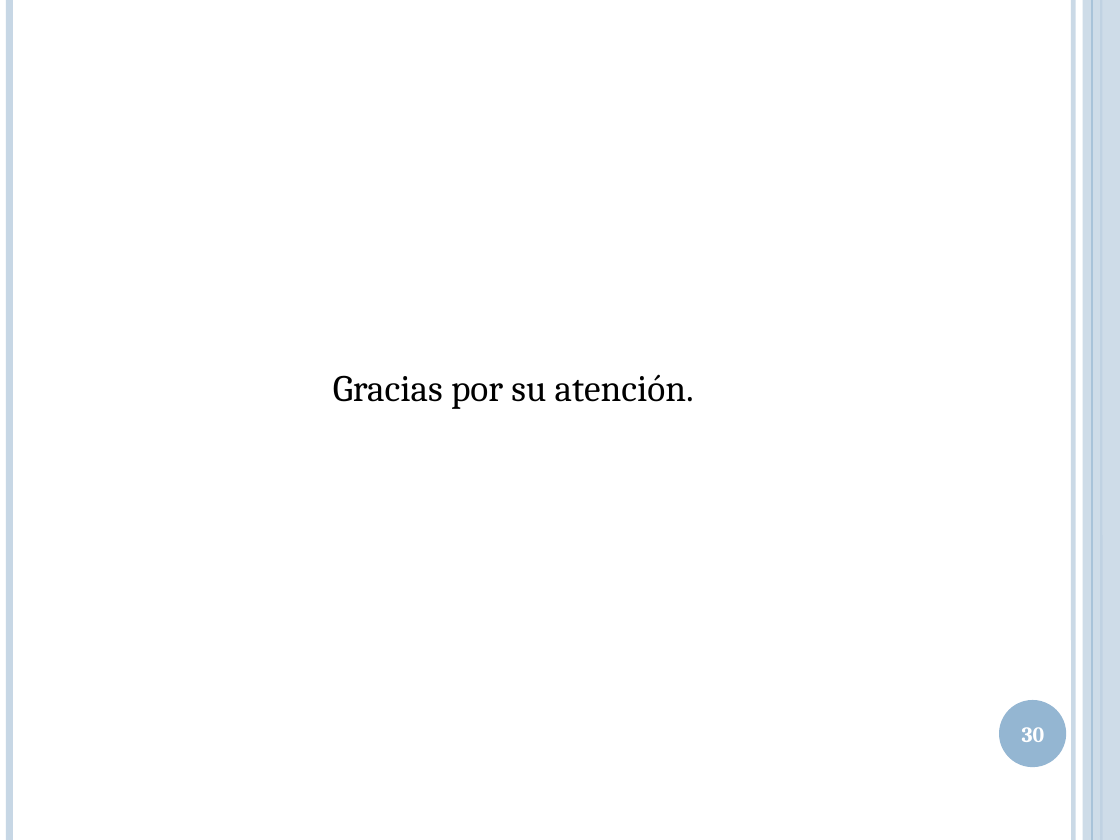
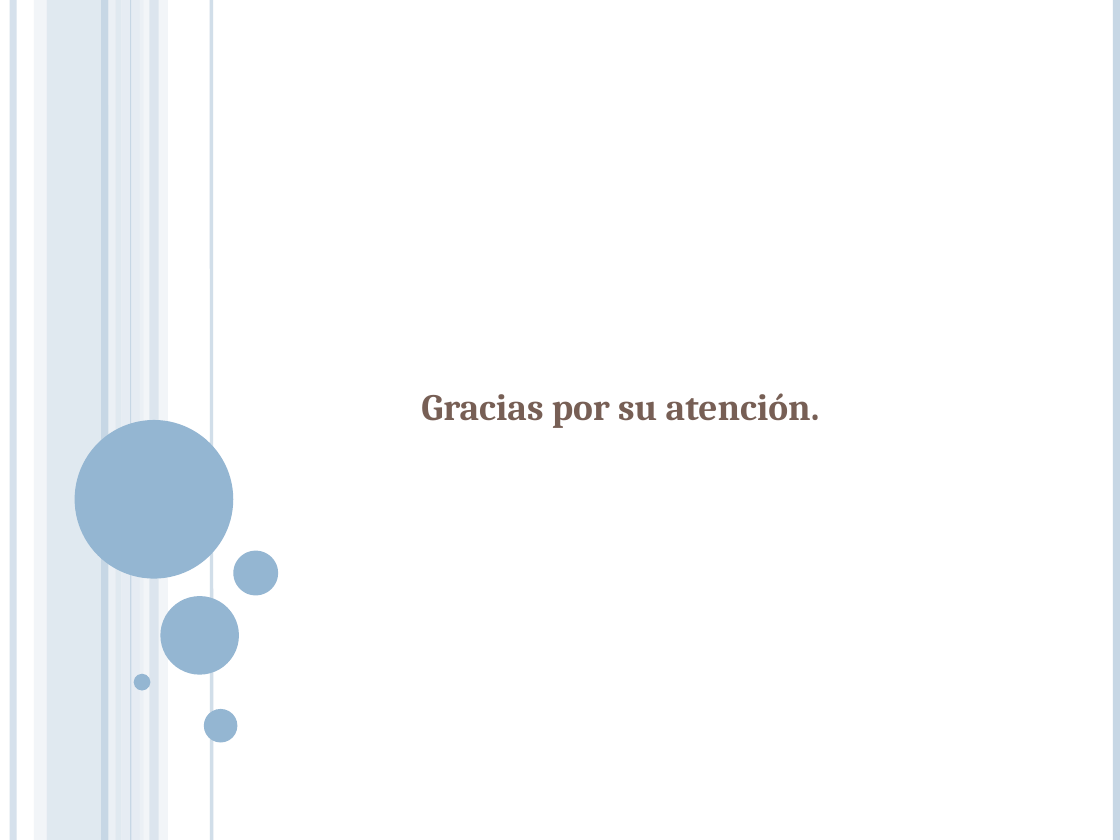
Before and after one commit to lcpaso1/integracion-gis-pge, a slide deck: slide 30 of Presentacion.pptx. Drawn at 1120x840 pixels with LibreOffice and Linux fonts; fonts in the diff are those of the drawing. Boxes give left, top, right and bottom in pixels: in the first picture for what was removed or moved away, otherwise in the second. Text is boxed around its words. In the diff, an @@ line names an element or a change of style, - is before the commit and + after.

```diff
--- a/Presentacion.pptx
+++ b/Presentacion.pptx
@@ line added from (13, 0) to (13, 840), #C8D7E5 4.5 pt @@
@@ rectangle added at <box>34,0,46,840</box>, fill #DCE5EE at 36% opacity @@
@@ rectangle added at <box>47,0,122,840</box>, fill #C8D7E5 at 54% opacity @@
@@ line moved from (9, 0) - (9, 840) to (104, 0) - (104, 840) @@
@@ line added from (112, 0) to (112, 840), #EEF3F7 4.5 pt @@
@@ rectangle added at <box>121,0,143,840</box>, fill #DCE5EE at 70% opacity @@
@@ line added from (131, 0) to (131, 840), #C8D7E5 0.75 pt @@
@@ rectangle added at <box>140,0,168,840</box>, fill #EEF3F7 at 71% opacity @@
@@ rectangle added at <box>149,0,158,840</box>, fill #C8D7E5 at 51% opacity @@
@@ line added from (212, 0) to (212, 840), #C8D7E5 2.25 pt @@
@@ line removed from (1073, 0) to (1073, 840) @@
@@ rectangle removed at <box>1083,0,1120,840</box> @@
@@ line removed from (1092, 0) to (1092, 840) @@
@@ line moved from (1101, 0) - (1101, 840) to (1117, 0) - (1117, 840) @@
@@ line (1117, 0) - (1117, 840): stroke #94B6D2 1.5 pt to #C8D7E5 4.5 pt @@
@@ subtitle "Gracias por su atención.": place and size @@
-subtitle "Gracias por su atención." at <box>333,374,694,409</box>
+subtitle "Gracias por su atención." at <box>421,393,820,428</box>
@@ subtitle "Gracias por su atención." at <box>421,393,820,428</box>: text colour #000000 to #775F55, bold on; indent changed @@
@@ ellipse added at <box>75,420,234,579</box>, fill #94B6D2 @@
@@ ellipse added at <box>233,551,278,596</box>, fill #94B6D2 @@
@@ ellipse: place and size @@
-ellipse at <box>999,700,1066,767</box>
+ellipse at <box>160,596,239,674</box>
@@ ellipse added at <box>133,674,150,691</box>, fill #94B6D2 @@
@@ ellipse added at <box>204,709,237,743</box>, fill #94B6D2 @@
@@ page number removed at <box>1022,727,1045,742</box> @@
-30
```
Also in this commit, not shown: 4 other slides changed, 1 other file.
